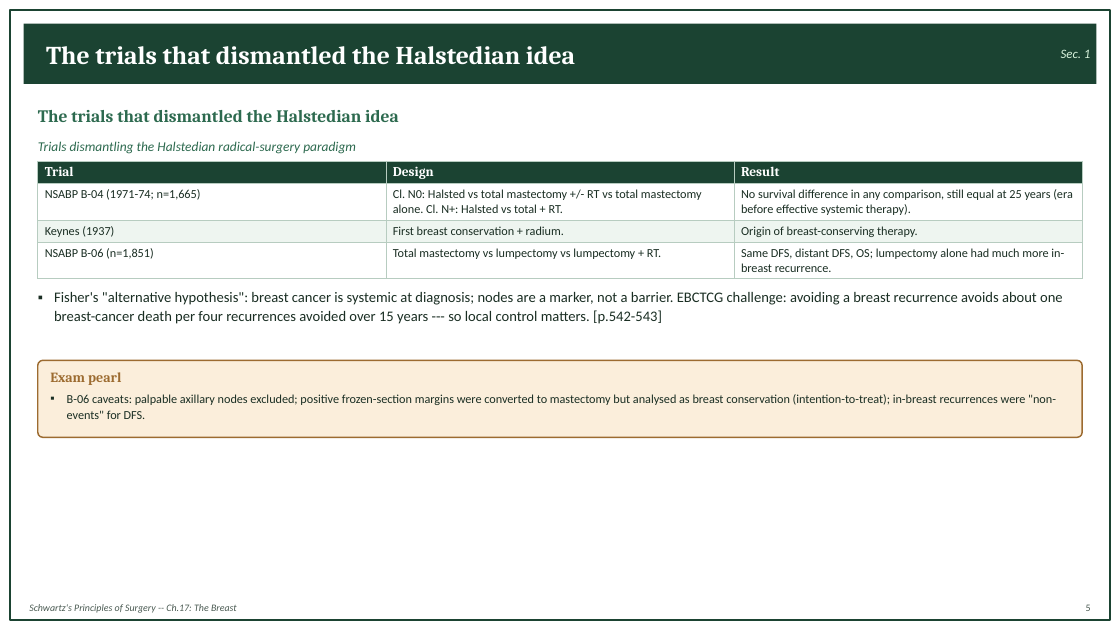
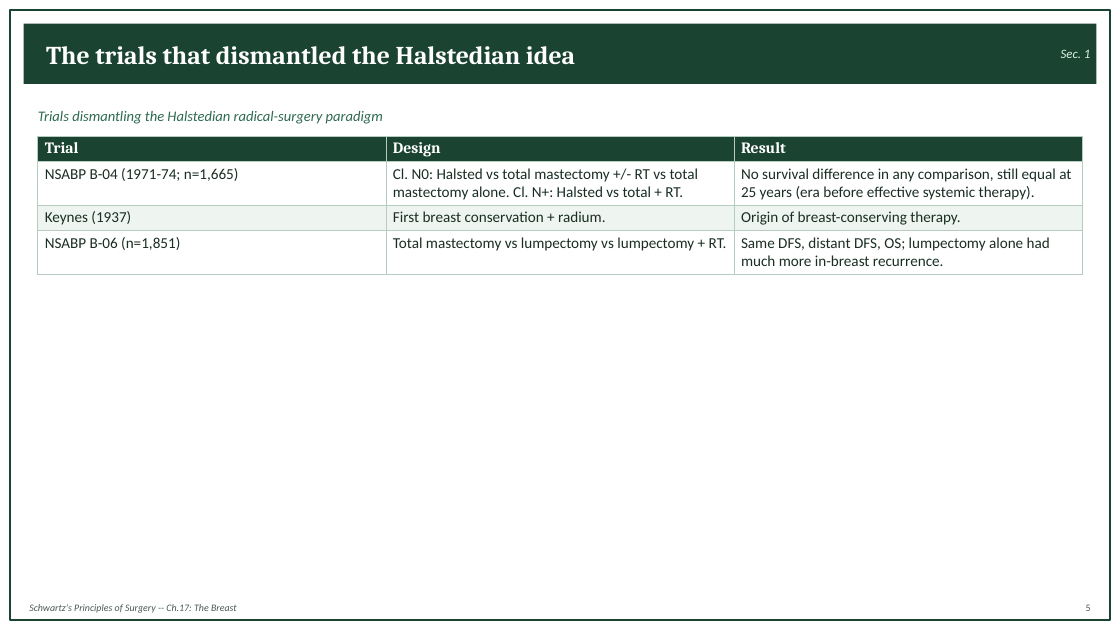
Before and after one commit to Muluamlak/Phone, a slide deck: slide 6 of Schwartz_Ch17_The_Breast_StudyNotes.pptx. Drawn at 1120x630 pixels with LibreOffice and Linux fonts; fonts in the diff are those of the drawing. Boxes give left, top, right and bottom in pixels: in the first picture for what was removed or moved away, otherwise in the second. Text is boxed around its words. In the diff, an @@ line names an element or a change of style, - is before the commit and + after.

```diff
--- a/Schwartz_Ch17_The_Breast_StudyNotes.pptx
+++ b/Schwartz_Ch17_The_Breast_StudyNotes.pptx
@@ text "Trials dismantling the Halstedian radical-surgery ...": place and size @@
-text "Trials dismantling the Halstedian radical-surgery ..." at [38,141,356,154]
+text "Trials dismantling the Halstedian radical-surgery ..." at [38,111,383,124]
@@ text "Trials dismantling the Halstedian radical-surgery ..." at [38,111,383,124]: size 11.5 to 12.5 pt @@
@@ text removed at [38,110,399,122] @@
-The trials that dismantled the Halstedian idea
@@ table at [38,136,1081,270] @@
@@ size 11.5 to 13.5 pt in "Trial", "Design", "Result" @@
@@ size 10.5 to 13 pt @@
@@ table: place and size @@
-table at [38,161,1081,276]
+table at [38,136,1081,270]
@@ text removed at [54,292,1063,324] @@
-▪ Fisher's "alternative hypothesis": breast cancer is systemic at diagnosis; nodes are a marker, not a barrier. EBCTCG challenge: avoiding a breast recurrence avoids about one breast-cancer death per four recurrences avoided over 15 years --- so local control matters. [p.542-543]
@@ rounded rectangle removed at [38,360,1082,438] @@
@@ text removed at [50,372,121,385] @@
-Exam pearl
@@ text removed at [67,394,1056,419] @@
-▪ B-06 caveats: palpable axillary nodes excluded; positive frozen-section margins were converted to mastectomy but analysed as breast conservation (intention-to-treat); in-breast recurrences were "non-events" for DFS.
```
Also in this commit, not shown: 132 other slides changed, 9 slides added, 11 slides removed.
